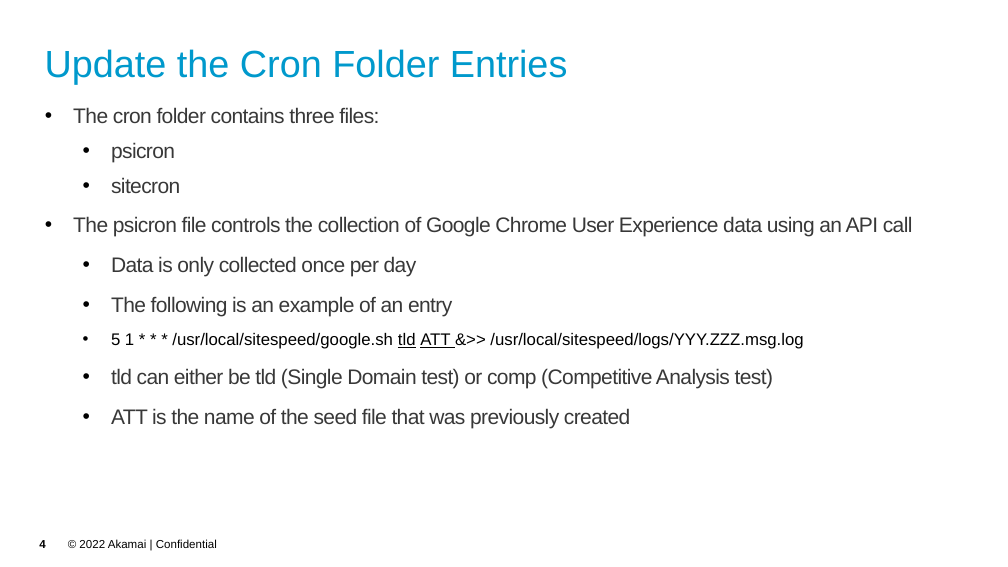
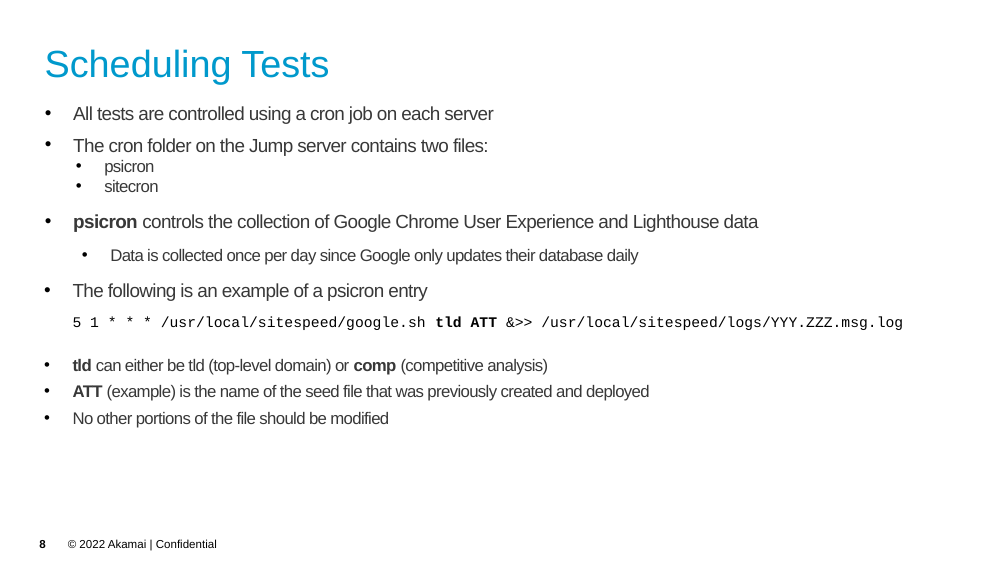
Before and after one commit to akamai-consulting/sitespeed, a slide deck: slide 8 of Info/Guide.pptx (slide 4 before the commit). Drawn at 1008x567 pixels with LibreOffice and Linux fonts; fonts in the diff are those of the drawing; background and template pictures are left out. Boxes give left, top, right and bottom in pixels: in the first picture for what was removed or moved away, otherwise in the second. Text is boxed around its words. In the diff, an @@ line names an element or a change of style, - is before the commit and + after.

```diff
--- a/Info/Guide.pptx
+++ b/Info/Guide.pptx
@@ title at [45, 49, 329, 84]: text changed @@
-Update the Cron Folder Entries
+Scheduling Tests
@@ text at [73, 106, 493, 156]: text changed; size 20 to 18 pt @@
-• The cron folder contains three files:
+• All tests are controlled using a cron job on each server
+• The cron folder on the Jump server contains two files:
@@ text at [73, 160, 903, 330]: size 20 to 16 pt in "psicron", "sitecron"; size 16 to 14 pt, font Arial to Courier New in "5 1 * * * /usr/local/sitespeed/google.sh tld ..."; bold on, underline off in "tld ATT"; indent changed; line spacing 1.38 to 1; bullet • to none; list level 2 to 1 in "5 1 * * * ..." @@
@@ text at [73, 214, 759, 301]: text changed; size 20 to 18 pt @@
-• The psicron file controls the collection of Google Chrome User Experience data using an API call
-  • Data is only collected once per day
-  • The following is an example of an entry
+• psicron controls the collection of Google Chrome User Experience and Lighthouse data
+  • Data is collected once per day since Google only updates their database daily
+• The following is an example of a psicron entry
@@ text at [73, 359, 650, 428]: text changed; size 20 to 16 pt @@
-  • tld can either be tld (Single Domain test) or comp (Competitive Analysis test)
-  • ATT is the name of the seed file that was previously created
+  • tld can either be tld (top-level domain) or comp (competitive analysis)
+  • ATT (example) is the name of the seed file that was previously created and deployed
+  • No other portions of the file should be modified
@@ page number at [39, 539, 45, 551]: text changed @@
-4
+8
```
Also in this commit, not shown: 6 other slides changed, 9 slides added, 1 other file.
